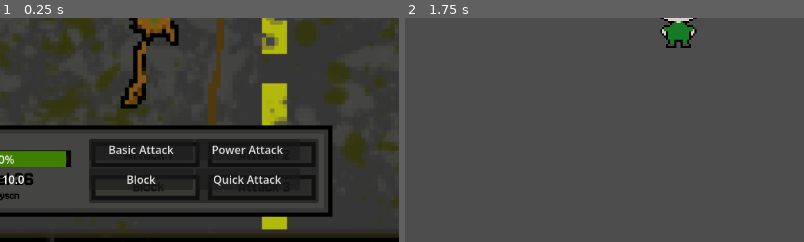
Above: before the commit, frames 1-2 (left to right).
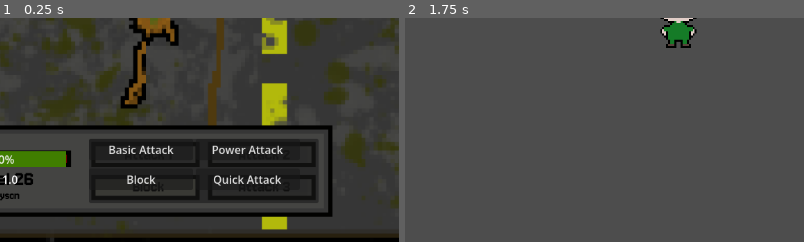
Above: after the commit, the same moments.

Repository: jjoseph-3/digi-game
Game: Godot game, scene res://Scenes/combat_ui.tscn
Same seed, same stepped clock (60 frames per second), same inputs: the game is played once before the commit and once after it. The project has no main scene, so this scene is started directly. The engine's default icon, where the game draws it, is replaced by a stand-in: a white triangle on a blue panel in a dark square.
Inputs:
- Up to frame 1 (0.25 s): no input
- Up to frame 2 (1.75 s): click "Basic Attack" at 0.5 s; click "Block" at 1.25 s
The pictures show only the part of the screen within x 16-66%, y 50-100%; the shares and areas given below are measured in that part.

The runs differ from the first frame. In frame 1, 0.1% of the frame differs, in the area x 2-7%, y 70-75%; in frame 2, nothing differs.

Commit message:
level system attempted

Diff:
--- a/main-game/Scripts/combat_ui.gd
+++ b/main-game/Scripts/combat_ui.gd
@@ -23,6 +23,8 @@
 var catch_chance: float
 var player: CharacterBody2D
 var new_rat: String
+var trainer_bonus: float = 1
+
 
 # Called when the node enters the scene tree for the first time.
 func _ready() -> void:
@@ -250,6 +252,11 @@
 
 func enemy_dead() -> void:
 	print("enemy rat done")
+	Global.party[Global.lead_rat]["exp"] += ((Global.base_yield * Global.wild_rat_level) / 7) * trainer_bonus
+	while Global.party[Global.lead_rat]["exp"] >= pow(Global.rat_level + 1, 3):
+		print("level up")
+		Global.party[Global.lead_rat]["level"] += 1
+		Player_auto.lead_changed()
 	await get_tree().create_timer(1.0).timeout
 	get_tree().call_deferred("change_scene_to_file", "res://Scenes/Level.tscn")
 
--- a/main-game/Scripts/game_over.gd
+++ b/main-game/Scripts/game_over.gd
@@ -12,6 +12,8 @@
 
 
 func _retry_pressed() -> void:
+	Global.reset()
+	Player_auto.reset()
 	get_tree().call_deferred("change_scene_to_file", "res://Scenes/Title.tscn")
 
 
--- a/main-game/Scripts/global.gd
+++ b/main-game/Scripts/global.gd
@@ -6,28 +6,32 @@
 		"base_attack" : 50,
 		"base_defence" : 60,
 		"base_speed" : 20,
-		"catch_rate" : 0.9
+		"catch_rate" : 0.9,
+		"base_yeild" : 60
 	},
 		"Wild Johovian" : {
 		"base_hp" : 50,
 		"base_attack" : 50,
 		"base_defence" : 60,
 		"base_speed" : 20,
-		"catch_rate" : 0.9
+		"catch_rate" : 0.9,
+		"base_yeild" : 60
 	},
 		"Kartarian" : {
 		"base_hp" : 50,
 		"base_attack" : 20,
 		"base_defence" : 80,
 		"base_speed" : 30,
-		"catch_rate" : 0.7
+		"catch_rate" : 0.7,
+		"base_yeild" : 90
 	},
 		"Wild Kartarian" : {
 		"base_hp" : 50,
 		"base_attack" : 20,
 		"base_defence" : 80,
 		"base_speed" : 30,
-		"catch_rate" : 0.7
+		"catch_rate" : 0.7,
+		"base_yeild" : 60
 	},
 }
 
@@ -46,18 +50,9 @@
 var wild_rat_speed: float
 var wild_rat_level: float
 var wild_rat_catch_rate: float
+var base_yield: float
 
 var party: Dictionary = {
-		"Johovian" :
-		{
-		"level" : 10,
-		"current_hp" : 30
-		},
-		"Kartarian" :
-		{
-		"level" : 10,
-		"current_hp" : 30
-		},
 	}
 
 var bag: Dictionary = {
@@ -81,3 +76,10 @@
 	if not player == null:
 		if player.lead_rat != lead_rat:
 			player.lead_changed()
+
+
+func reset():
+	var script_path = Global.get_script().resource_path
+	var autoload_script = load(script_path)
+	Global.set_script(autoload_script)
+	Global._ready()
--- a/main-game/Scripts/player.gd
+++ b/main-game/Scripts/player.gd
@@ -10,15 +10,17 @@
 var party = {
 		"Johovian" :
 		{
-		"level" : 10,
+		"level" : 1,
 		"current_hp" : 30,
-		"max_hp": 30
+		"max_hp": 30,
+		"exp" : 0
 		},
 		"Kartarian" :
 		{
-		"level" : 10,
+		"level" : 1,
 		"current_hp" : 30,
-		"max_hp": 30
+		"max_hp": 30,
+		"exp" : 0
 		},
 	}
 
@@ -31,6 +33,7 @@
 	Global.player = self
 	print("player loaded")
 
+	Global.party = party
 	lead_rat = party.keys()[0]
 	Global.lead_rat = lead_rat
 	print(party.keys()[0])
@@ -40,10 +43,14 @@
 		Global.rat_hp = Global.rat_max_hp
 		party[rats]["max_hp"] = Global.rat_max_hp
 		party[rats]["current_hp"] = Global.rat_hp
-		Global.rat_attack = int(floor(0.01 * 2 * Global.RAT_STATS[rats]["base_attack"] * party[rats]["level"])) + 5
-		Global.rat_defence = int(floor(0.01 * 2 * Global.RAT_STATS[rats]["base_defence"] * party[rats]["level"])) + 5
-		Global.rat_speed = int(floor(0.01 * 2 * Global.RAT_STATS[rats]["base_speed"] * party[rats]["level"])) + 5
-		Global.rat_level = party[rats]["level"]
+
+	Global.rat_max_hp = int(floor(0.01 * (2 * Global.RAT_STATS[lead_rat]["base_hp"]) * party[lead_rat]["level"])) + party[lead_rat]["level"] + 10
+	Global.rat_hp = Global.rat_max_hp
+	Global.rat_attack = int(floor(0.01 * 2 * Global.RAT_STATS[lead_rat]["base_attack"] * party[lead_rat]["level"])) + 5
+	Global.rat_defence = int(floor(0.01 * 2 * Global.RAT_STATS[lead_rat]["base_defence"] * party[lead_rat]["level"])) + 5
+	Global.rat_speed = int(floor(0.01 * 2 * Global.RAT_STATS[lead_rat]["base_speed"] * party[lead_rat]["level"])) + 5
+	Global.rat_level = party[lead_rat]["level"]
+	Global.base_yield = Global.RAT_STATS[lead_rat]["base_yeild"]
 	#calculations for stats of each rat
 
 	print(Global.rat_hp)
@@ -107,3 +114,9 @@
 	process_mode = Node.PROCESS_MODE_ALWAYS
 	$Camera2D.enabled = true
 	$Player_sprite.show()
+
+func reset():
+	var script_path = Player_auto.get_script().resource_path
+	var autoload_script = load(script_path)
+	Player_auto.set_script(autoload_script)
+	Player_auto._ready()
--- a/main-game/Scripts/wild_rat.gd
+++ b/main-game/Scripts/wild_rat.gd
@@ -28,6 +28,9 @@
 		var base_stats = Global.RAT_STATS[random_key]
 		var rat_data = species[random_key]
 
+		rat_data["level"] = randi_range(max(1, Global.rat_level - 3), Global.rat_level)
+		#sets level based on player level
+
 		Global.wild_rat_level = rat_data["level"]
 		rat_level = rat_data["level"]
 		Global.wild_rat_hp = int(floor(0.01 * (2 * base_stats["base_hp"]) * rat_level)) + rat_level + 10
@@ -35,6 +38,7 @@
 		Global.wild_rat_defence = int(floor(0.01 * 2 * base_stats["base_defence"] * rat_level)) + 5
 		Global.wild_rat_speed = int(floor(0.01 * 2 * base_stats["base_speed"] * rat_level)) + 5
 		Global.wild_rat_catch_rate = base_stats["catch_rate"]
+		Global.base_yield = base_stats["base_yeild"]
 		rat_data["current_hp"] = Global.wild_rat_hp
 
 	if Global.enemy_type == "Johovian":
